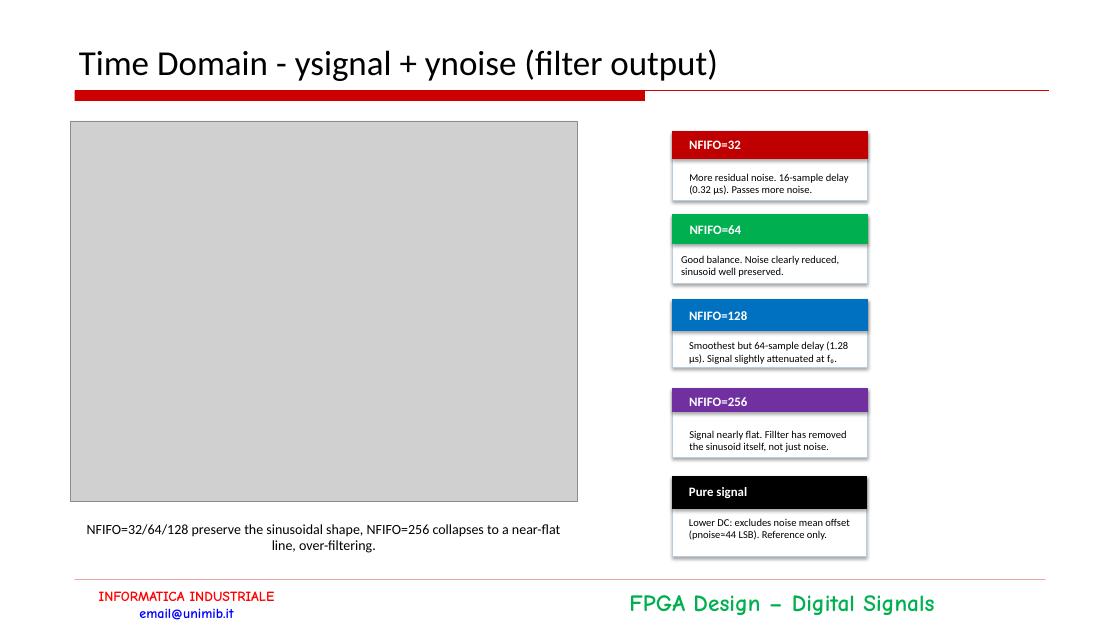
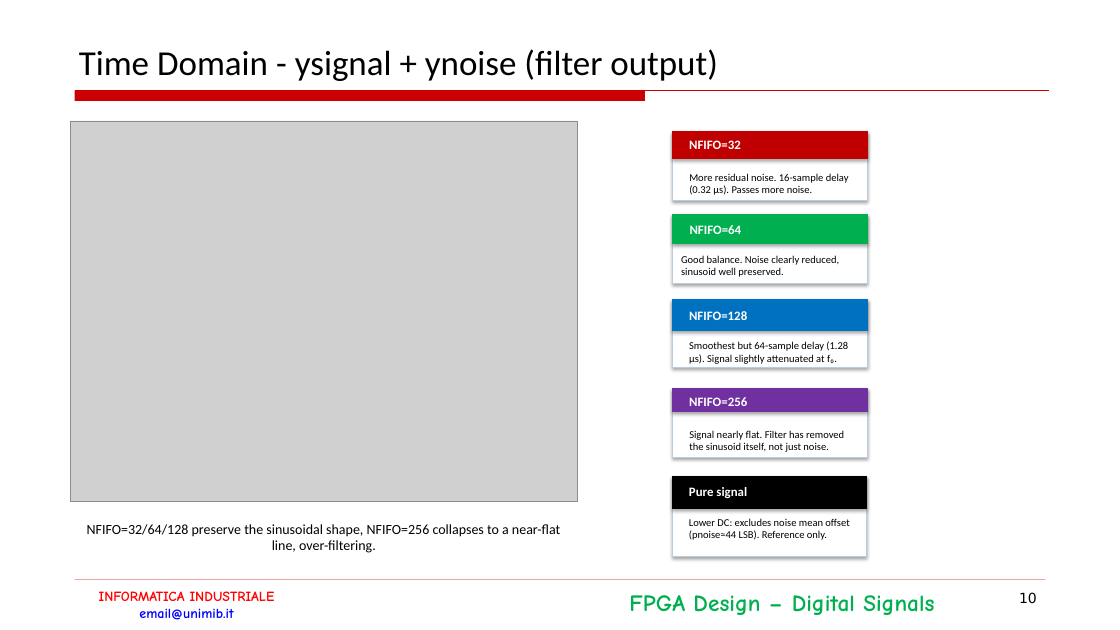
Before and after one commit to NadimElHanafi/Progetto_Informatica_Industriale, a slide deck: slide 10 of DocumentazioneDiProgetto_ElHanafi.pptx. Drawn at 1120x630 pixels with LibreOffice and Linux fonts; fonts in the diff are those of the drawing; grey boxes stand for pictures; background and template pictures are left out. Boxes give left, top, right and bottom in pixels: in the first picture for what was removed or moved away, otherwise in the second. Text is boxed around its words. In the diff, an @@ line names an element or a change of style, - is before the commit and + after.

Commit message:
Fixed presentation

```diff
--- a/DocumentazioneDiProgetto_ElHanafi.pptx
+++ b/DocumentazioneDiProgetto_ElHanafi.pptx
@@ text at bbox=[689, 430, 844, 452]: text changed @@
-Signal nearly flat. Fillter has removed the sinusoid itself, not just noise.
+Signal nearly flat. Filter has removed the sinusoid itself, not just noise.
@@ page number added at bbox=[1019, 592, 1037, 604], 12 pt, text #000000 @@
+10
```
Also in this commit, not shown: 7 other slides changed, 1 other file.
